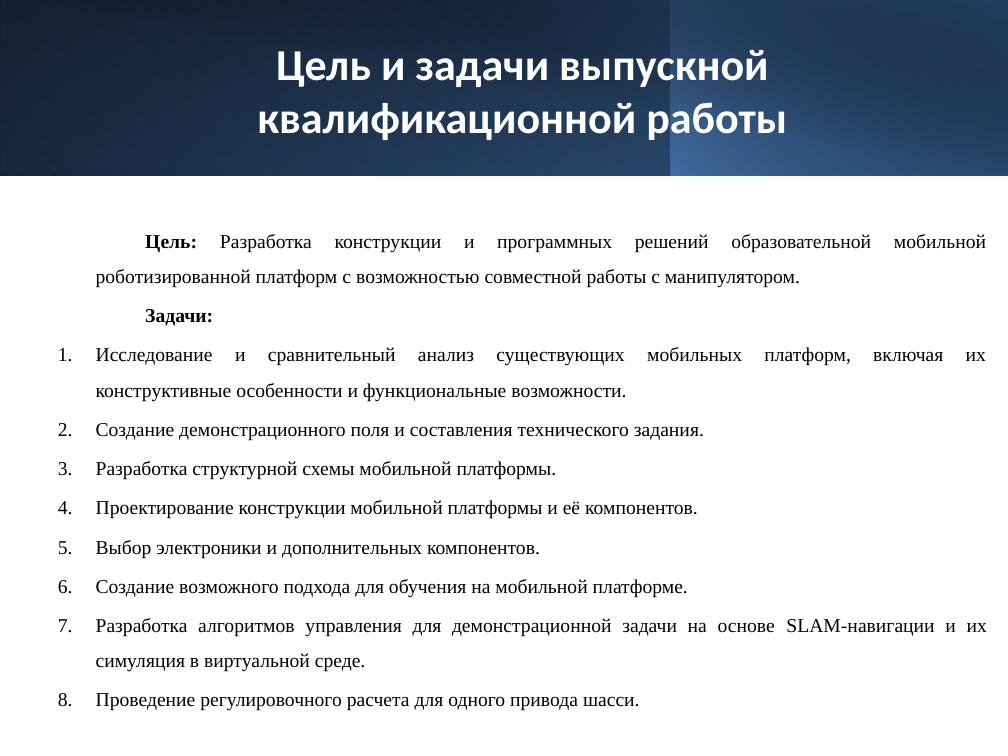
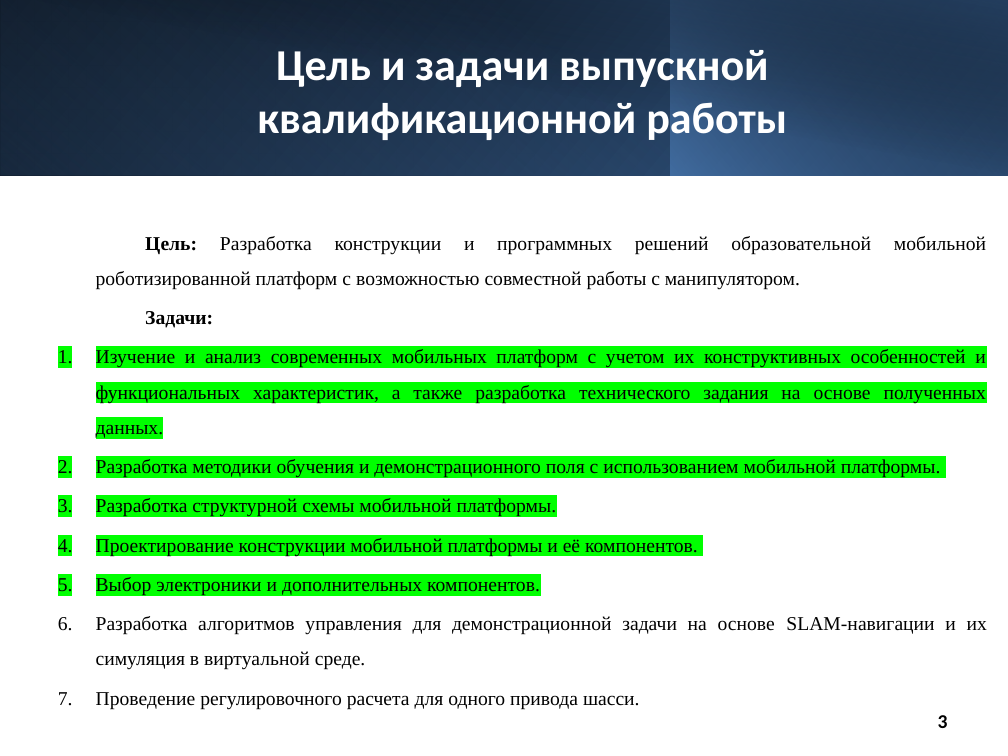
Before and after one commit to buigbvns/diplom, a slide deck: slide 3 of презентации/мобильная платформа.pptx. Drawn at 1008x756 pixels with LibreOffice and Linux fonts; fonts in the diff are those of the drawing. Boxes give left, top, right and bottom in pixels: in the first picture for what was removed or moved away, otherwise in the second. Text is boxed around its words. In the diff, an @@ line names an element or a change of style, - is before the commit and + after.

```diff
--- a/презентации/мобильная платформа.pptx
+++ b/презентации/мобильная платформа.pptx
@@ text at <box>96,349,986,478</box>: text changed @@
-1. Исследование и сравнительный анализ существующих мобильных платформ, включая их конструктивные особенности и функциональные возможности.
-2. Создание демонстрационного поля и составления технического задания.
+1. Изучение и анализ современных мобильных платформ с учетом их конструктивных особенностей и функциональных характеристик, а также разработка технического задания на основе полученных данных.
+2. Разработка методики обучения и демонстрационного поля с использованием мобильной платформы.
@@ text at <box>96,498,698,596</box>: highlight none to #00FF00 in "Разработка структурной схемы мобильной платформы.", "Проектирование конструкции мобильной платформы и её компонен ...", "Выбор электроники и дополнительных компонентов." @@
@@ text at <box>96,579,688,598</box>: paragraph removed @@
-6. Создание возможного подхода для обучения на мобильной платформе.
@@ page number added at <box>938,715,948,728</box>, 14 pt, text #000000, bold @@
+3
```
Also in this commit, not shown: 9 other slides changed, 1 slide added, 1 slide removed, 3 other files.
